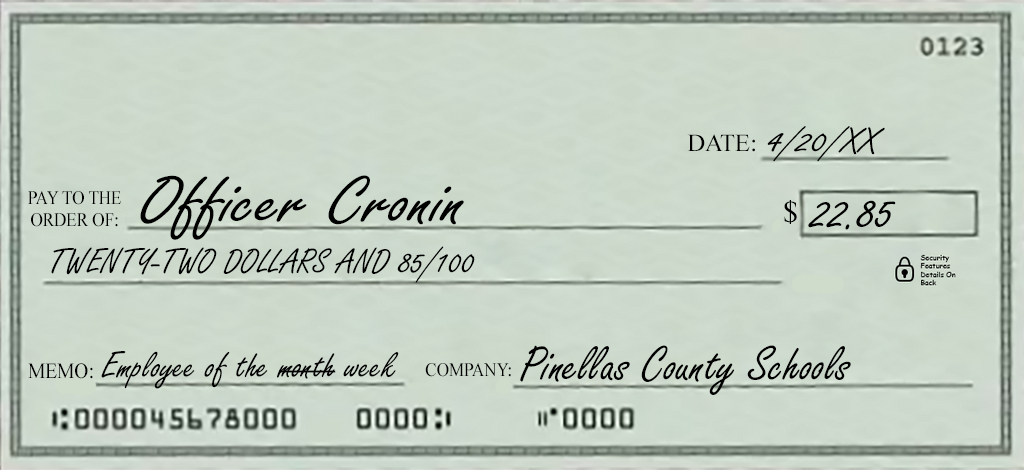
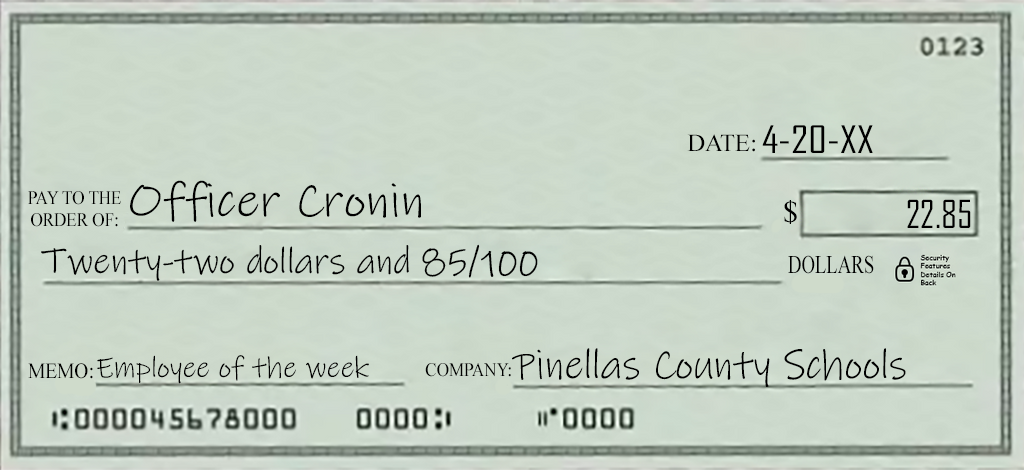
Layered file, before and after one edit (1024x470). Changes by layer:
painted on "Pinellas County Schools" over [512, 345, 906, 395]
renamed "Employee of the month week" to "Employee of the week", painted on it over [97, 351, 399, 389]
painted on "22.85" over [808, 199, 971, 230]
renamed "TWENTY-TWO DOLLARS AND 85/100" to "Twenty-two dollars and 85/100", painted on it over [41, 244, 538, 283]
renamed "4/20/XX" to "4-20-XX", painted on it over [762, 125, 885, 162]
painted on "Officer Cronin" over [130, 175, 464, 240]
added layer "DOLLARS" above "COMPANY:" over [788, 255, 874, 274]
